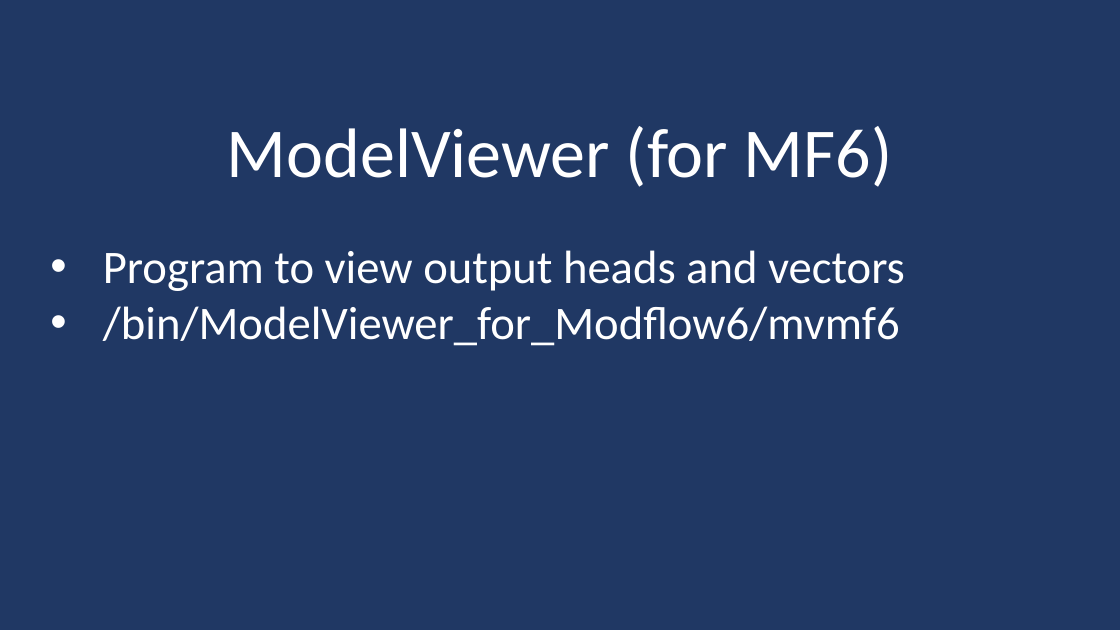
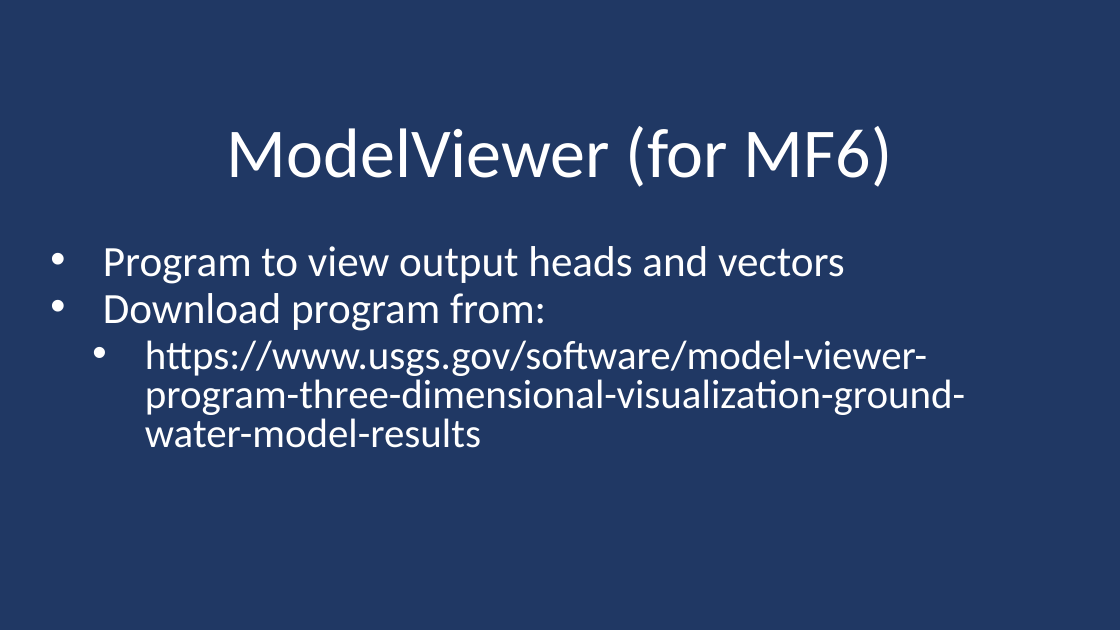
Before and after one commit to langevin-usgs/modflow-memphis-2023, a slide deck: slide 4 of lectures/Day2_2lecture_Introduction_to_Headviewer+Modelviewer.pptx. Drawn at 1120x630 pixels with LibreOffice and Linux fonts; fonts in the diff are those of the drawing. Boxes give left, top, right and bottom in pixels: in the first picture for what was removed or moved away, otherwise in the second. Text is boxed around its words. In the diff, an @@ line names an element or a change of style, - is before the commit and + after.

Commit message:
update headviewer ppt

```diff
--- a/lectures/Day2_2lecture_Introduction_to_Headviewer+Modelviewer.pptx
+++ b/lectures/Day2_2lecture_Introduction_to_Headviewer+Modelviewer.pptx
@@ subtitle at <box>103,246,845,284</box>: size 40 to 37 pt in "Program to view output heads and vectors"; line spacing 0.9 to 0.8 @@
@@ subtitle at <box>103,293,965,448</box>: text changed; size 40 to 35.1 pt @@
-  • /bin/ModelViewer_for_Modflow6/mvmf6
+  • Download program from:
+    • https://www.usgs.gov/software/model-viewer-program-three-dimensional-visualization-ground-water-model-results
```
